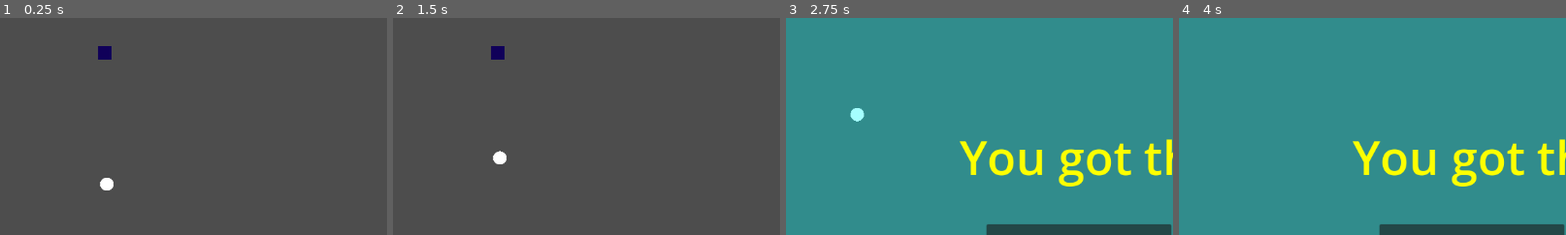
Above: before the commit, frames 1-4 (left to right).
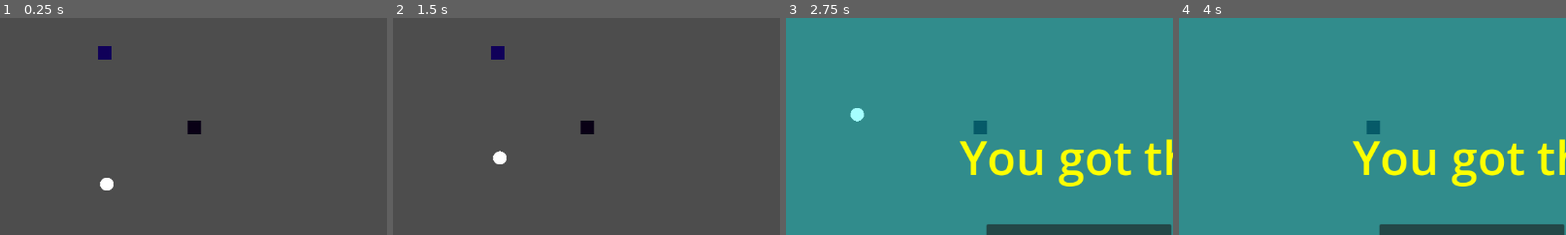
Above: after the commit, the same moments.

Repository: viktor491/project-son-
Game: Godot game, scene res://Level1.tscn
Same seed, same stepped clock (60 frames per second), same inputs: the game is played once before the commit and once after it.
Inputs:
- Up to frame 1 (0.25 s): no input
- Up to frame 2 (1.5 s): hold Right (ui_right) 0.53-1.28 s; hold Left (ui_left) from 1.28 s (still down)
- Up to frame 3 (2.75 s): release Left (ui_left) at 2.03 s; hold Right (ui_right) from 2.03 s (still down)
- Up to frame 4 (4 s): release Right (ui_right) at 3.53 s; hold Left (ui_left) from 3.53 s (still down)
The pictures show only the part of the screen within x 13-63%, y 12-62%; the shares and areas given below are measured in that part.

The runs differ from the first frame. In frame 1, 0.2% of the frame differs, in the area x 48-52%, y 47-54%; in frame 2, 0.2%; in frame 3, 0.2%; in frame 4, 0.2%.

Commit message:
add the PowerUp

Diff:
--- a/BallMovement.gd
+++ b/BallMovement.gd
@@ -7,6 +7,8 @@
 @export var winScreen = Node;
 @export var player = Node;
 static var numOfObstalces = 0;
+static var numOfBalls = 1;
+
 var initialHorizontalSpeed = 0;
 var initialVerticalSpeed = 0;
 var firstCollision = false;
@@ -20,6 +22,10 @@
 func addObstalce():
 	numOfObstalces =+ 1
 	print(numOfObstalces)
+
+func _exit_tree():
+	numOfObstalces = 0;
+	numOfBalls = 0;
 
 # Called every frame. 'delta' is the elapsed time since the previous frame.
 func _process(delta):
@@ -44,6 +50,19 @@
 				winScreen.show();
 				player.changePlayerState()
 
+		if (colliderName.contains("PowerUp")):
+			var ballCopy = duplicate()
+			get_tree().current_scene.add_child(ballCopy)
+
+			numOfObstalces =- 1
+			collision.get_collider().queue_free()
+			dir = -1
+			horizontalSpeed = randi_range(-initialHorizontalSpeed,initialHorizontalSpeed)
+			verticalSpeed = randi_range(initialVerticalSpeed / 1.3, verticalSpeed * 2)
+			if (numOfObstalces <= 0):
+				winScreen.show();
+				player.changePlayerState()
+
 
 		if (colliderName == "Player"):
 			dir = 1
@@ -56,9 +75,11 @@
 
 
 		if (colliderName == "LoseHitbox" && numOfObstalces > 0):
-			loseScreen.show()
 			self.queue_free()
-			player.changePlayerState()
+			numOfBalls =- 1
+			if (numOfBalls < 1):
+				loseScreen.show()
+				player.changePlayerState()
 
 		if (colliderName == "LeftWall"):
 			dir = -1
--- a/Level1.tscn
+++ b/Level1.tscn
@@ -135,6 +135,23 @@
 mesh = SubResource("QuadMesh_cove1")
 
 [node name="CollisionShape2D" type="CollisionShape2D" parent="Obstacle" unique_id=666902008]
+shape = SubResource("RectangleShape2D_dn5ey")
+
+[node name="PowerUp" type="RigidBody2D" parent="." unique_id=708271630 node_paths=PackedStringArray("ball")]
+modulate = Color(0.58431375, 0, 0.24313726, 1)
+position = Vector2(436, 241)
+rotation = 3.1415927
+scale = Vector2(3.615943, 2.4234238)
+gravity_scale = 0.0
+script = ExtResource("3_dwyiq")
+ball = NodePath("../Ball")
+
+[node name="MeshInstance2D" type="MeshInstance2D" parent="PowerUp" unique_id=671139305]
+modulate = Color(0.062261887, 1.8049031e-06, 0.34871906, 1)
+scale = Vector2(20.179466, -19.565634)
+mesh = SubResource("QuadMesh_cove1")
+
+[node name="CollisionShape2D" type="CollisionShape2D" parent="PowerUp" unique_id=1752821063]
 shape = SubResource("RectangleShape2D_dn5ey")
 
 [node name="Lose-Screen" type="Node2D" parent="." unique_id=1809363758]
